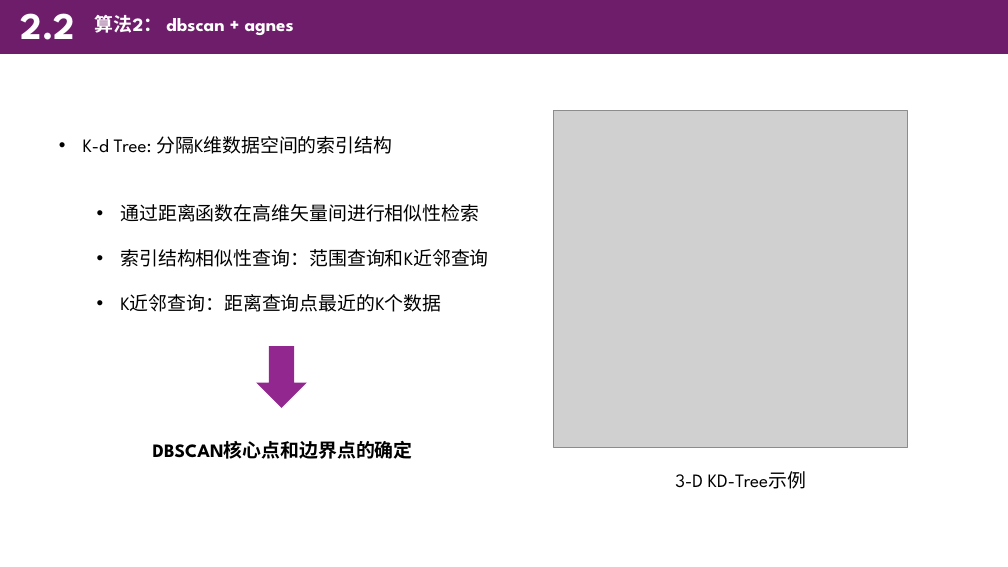
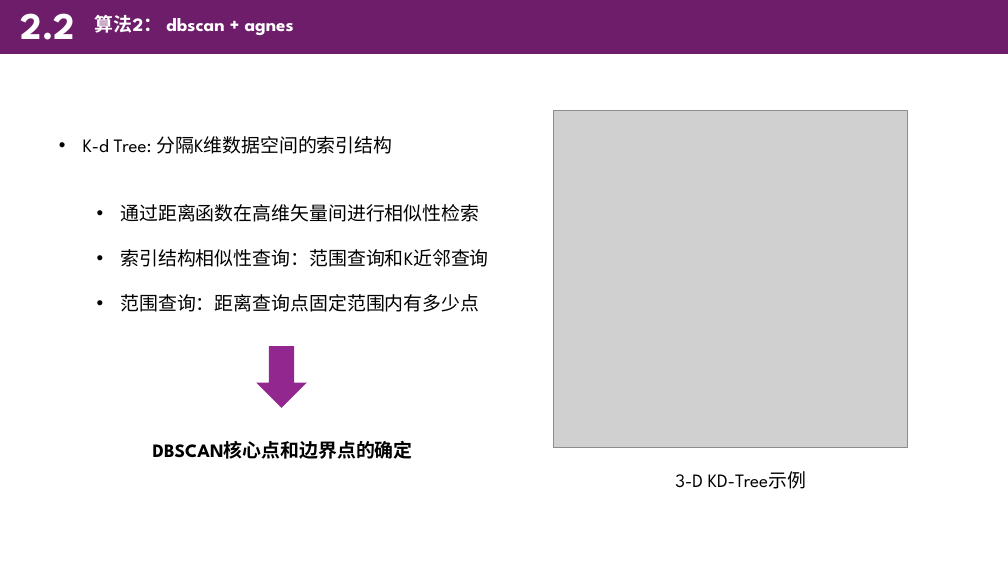
Before and after one commit to cuiods/DataRepository, a slide deck: slide 21 of Homework2/数据仓库报告.pptx. Drawn at 1008x567 pixels with LibreOffice and Linux fonts; fonts in the diff are those of the drawing; grey boxes stand for pictures. Boxes give left, top, right and bottom in pixels: in the first picture for what was removed or moved away, otherwise in the second. Text is boxed around its words. In the diff, an @@ line names an element or a change of style, - is before the commit and + after.

Commit message:
Update ppt

```diff
--- a/Homework2/数据仓库报告.pptx
+++ b/Homework2/数据仓库报告.pptx
@@ text at bbox=[120, 294, 479, 312]: text changed @@
-  • K近邻查询：距离查询点最近的K个数据
+  • 范围查询：距离查询点固定范围内有多少点
```
